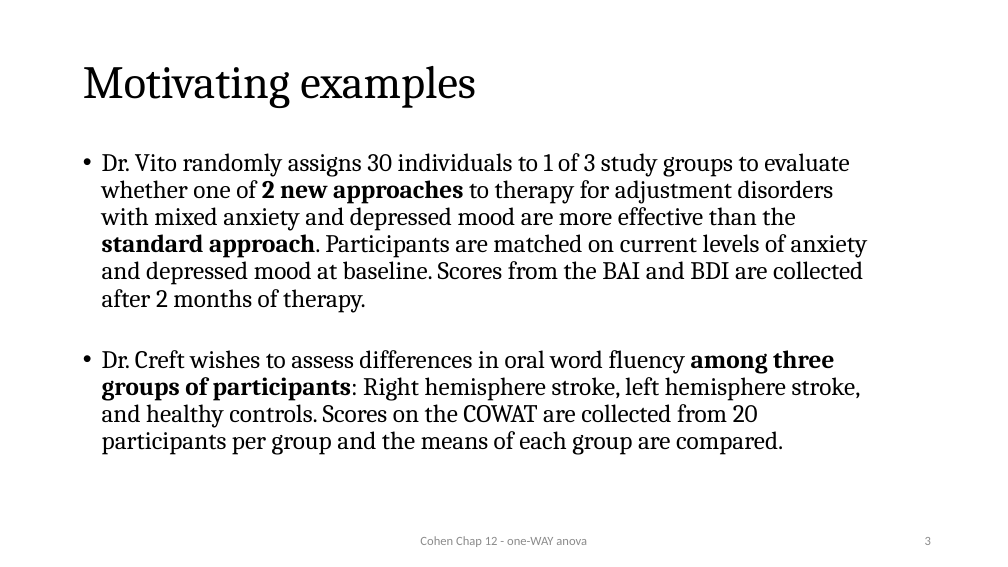
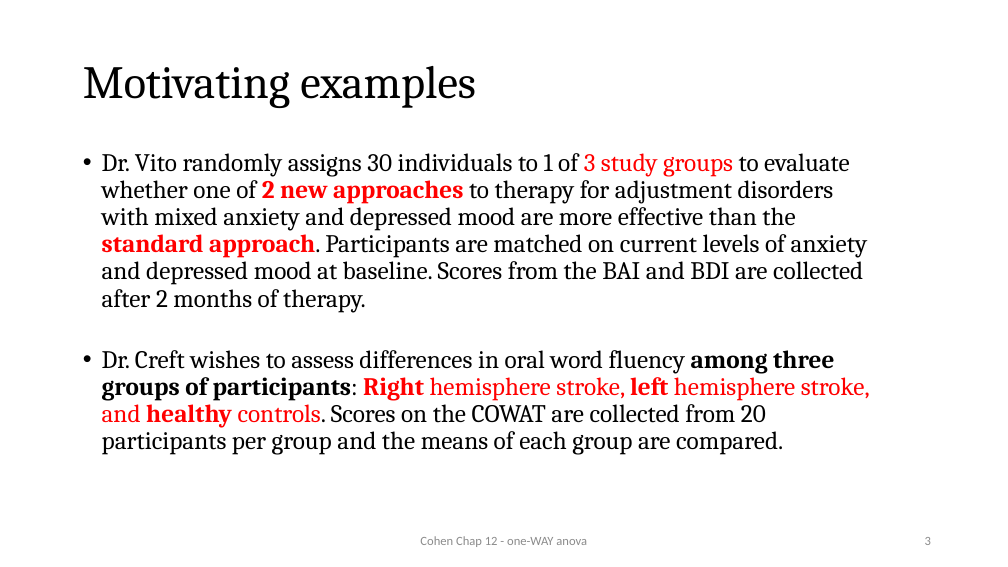
Before and after one commit to CEHS-research/PSY-6600_public, a slide deck: slide 3 of slides/ch12_oneANOVA.pptx. Drawn at 1008x567 pixels with LibreOffice and Linux fonts; fonts in the diff are those of the drawing. Boxes give left, top, right and bottom in pixels: in the first picture for what was removed or moved away, otherwise in the second. Text is boxed around its words. In the diff, an @@ line names an element or a change of style, - is before the commit and + after.

```diff
--- a/slides/ch12_oneANOVA.pptx
+++ b/slides/ch12_oneANOVA.pptx
@@ text "Dr. Vito randomly assigns 30 ..." at box(102, 153, 870, 455): text colour #000000 to #FF0000 in "3 study groups 2 new approaches standard ...", "Right hemisphere stroke, left hemisphere stroke, and ..."; bold on in "Right left healthy" @@
```
Also in this commit, not shown: 8 other slides changed, 1 slide removed, 13 other files.
